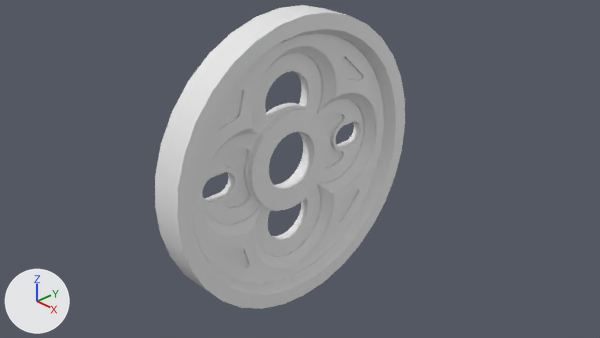
One commit to the Blender file Bmx/sprocket.blend: the scene before it, then after it.
One viewpoint serves both versions: the file's camera 'Camera'. Every picture has the same lights, and +X, +Y and +Z are marked at lower left.

In view in the first picture: 'Guard sprocket'.
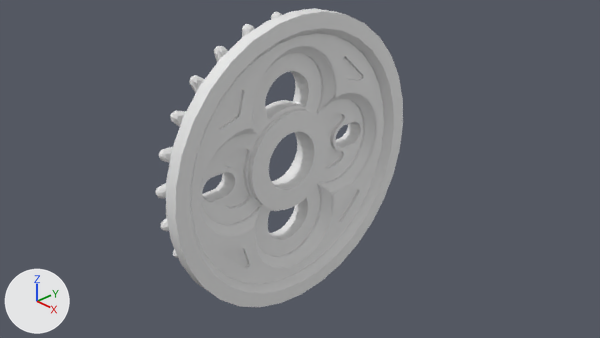
Boxes (x1, y1, x2, y2) around the edits, measured in the pictures (600 x 338 px):
'Guard sprocket', reshaped, modifiers changed
    before: (155, 5, 405, 309)
    after: (156, 8, 403, 307)
part 1 of me_cylinder, built on
    before: (155, 5, 405, 309)
    after: (166, 8, 403, 307)

The change, as a diff of the scene's bpy script:
```diff
--- a/Bmx/sprocket.blend.py
+++ b/Bmx/sprocket.blend.py
@@ me_cylinder @@
 # used by ob_guard_sprocket; location = (0.0, 0.0, 0.0); rotation_euler = (0.0, 1.571, 0.0), in degrees (0, 90, 0); scale = (2.08, 2.08, -0.0954)
-me_cylinder.from_pydata(...)  # 160 vertices, 130 faces; spans x -1.0..1.0, y -1.0..1.0, z -1.0..3.87
+me_cylinder.from_pydata(...)  # 192 vertices, 162 faces; spans x -1.0..1.0, y -1.0..1.0, z -0.57..2.07
+# me_cylinder part 1
+# 32 vertices are removed from x -1.0..1.0, y -1.0..1.0, z 3.87
+# 33 faces are deleted
+# 64 vertices in x -1.0..1.0, y -1.0..1.0, z -1.0 move by (0.0, 0.0, 0.43)
+# 32 vertices are added at x -0.85..0.85, y -0.85..0.85, z 2.07
+# 32 new vertices lie (0.0, 0.0, 2.07) away from vertices in x -1.0..1.0, y -1.0..1.0, z -1.0
+# 65 new faces join them
@@ me_circle_001 @@
+me_circle_001.from_pydata(...)  # 806 vertices, 808 faces; spans x -1.05..1.05, y -1.05..1.05, z -0.03..0.13
+me_circle_001.polygons.foreach_set('use_smooth', [True] * 808)
@@ ob_guard_sprocket @@
 ob_guard_sprocket.scale = (2.08, 2.08, -0.0954)
+_m = ob_guard_sprocket.modifiers.new('Boolean.008', 'BOOLEAN')
+_m.object = ob_union_gear
+_m.operation = 'UNION'
 _m = ob_guard_sprocket.modifiers.new('Boolean', 'BOOLEAN')
@@ ob_union_gear @@
+ob_union_gear = bpy.data.objects.new('Union Gear', me_circle_001)
+ob_union_gear.parent = ob_guard_sprocket
+ob_union_gear.matrix_parent_inverse = Matrix(((0.0, 0.0, -0.48, 0.0), (0.0, 0.48, 0.0, 0.0), (-10.49, 0.0, 0.0, 0.0), (0.0, 0.0, 0.0, 1.0)))
+ob_union_gear.location = (-0.432, 0.0, 0.0)
+ob_union_gear.rotation_euler = (0.0, 1.571, 0.0)  # degrees (0, 90, 0)
+ob_union_gear.scale = (1.91, 1.91, 1.91)
+ob_union_gear.hide_set(True)
```
